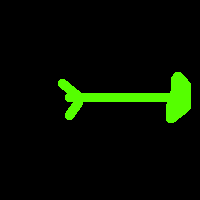
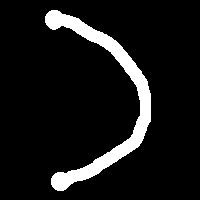
Comparing the layer stacks of the two (200, 200) images. Changes:
hid group "Groupe de calques" (3 layers) over [58, 72, 191, 123]
added layer "bow_ropeless" above "bow" over [45, 10, 191, 191]
showed "bow" over [45, 10, 191, 191]
hid "background" over [45, 10, 191, 191]
